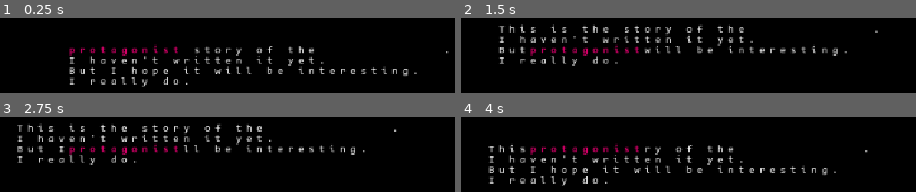
Above: before the commit, frames 1-4 (two rows, left to right).
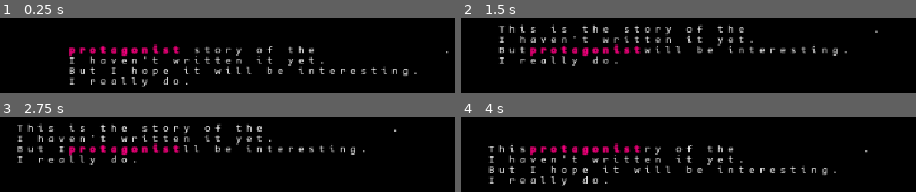
Above: after the commit, the same moments.

Repository: Tchetchouille/Under-the-Words
Game: Godot game, scene res://Scenes/main.tscn
Two runs of this game, one before a commit and one after it. Both use one fixed random seed, a clock stepped at 60 frames per second and the inputs below.
Inputs:
- Up to frame 1 (0.25 s): no input
- Up to frame 2 (1.5 s): tap Enter at 0.5 s; hold Right (move_right) 0.53-1.28 s; tap Space at 1.25 s; hold Down (move_down) from 1.28 s (still down)
- Up to frame 3 (2.75 s): tap Enter at 2 s; release Down (move_down) at 2.03 s; hold Right (move_right) from 2.03 s (still down)
- Up to frame 4 (4 s): tap Space at 2.75 s; release Right (move_right) at 2.78 s; hold Up (move_up) 2.78-3.53 s; tap Enter at 3.5 s; hold Left (move_left) from 3.53 s (still down)

The runs differ from the first frame. In frame 1, 1.5% of the frame differs, in the area x 15-40%, y 34-52%; in frame 2, 1.5%; in frame 3, 1.5%; in frame 4, 1.5%.

Commit message:
Small color changes

Diff:
--- a/under-the-words/Resources/Themes/level_theme.tres
+++ b/under-the-words/Resources/Themes/level_theme.tres
@@ -4,4 +4,5 @@
 
 [resource]
 default_font = ExtResource("1_4ejbr")
+Label/constants/outline_size = 5
 Label/font_sizes/font_size = 15
--- a/under-the-words/Scenes/Characters/protagonist.gd
+++ b/under-the-words/Scenes/Characters/protagonist.gd
@@ -1,7 +1,8 @@
 extends Node2D
 
 @export var word : String
-@export var color : Color
+@export var text_color : Color
+@export var outline_color : Color
 @export var bold_font : FontFile
 
 @onready var c_width = GlobalVariables.character_width
@@ -48,7 +49,8 @@
 		label.text = character
 		# Making it bold and colored
 		label.add_theme_font_override('font', bold_font)
-		label.add_theme_color_override('font_color', color)
+		label.add_theme_color_override('font_color', text_color)
+		label.add_theme_color_override("font_outline_color", outline_color)
 		p_character.position.x = x
 		add_child(p_character)
 		x += c_width
--- a/under-the-words/Scenes/Characters/protagonist.tscn
+++ b/under-the-words/Scenes/Characters/protagonist.tscn
@@ -6,7 +6,8 @@
 [node name="Protagonist" type="Node2D" unique_id=1141438079]
 script = ExtResource("1_hy7eo")
 word = "protagonist"
-color = Color(0.8533701, 0, 0.4205537, 1)
+text_color = Color(0.9577268, 0, 0.5049397, 1)
+outline_color = Color(0.5743062, 0, 0.27450556, 1)
 bold_font = ExtResource("2_rgu6h")
 
 [node name="Background" type="ColorRect" parent="." unique_id=988261933]
